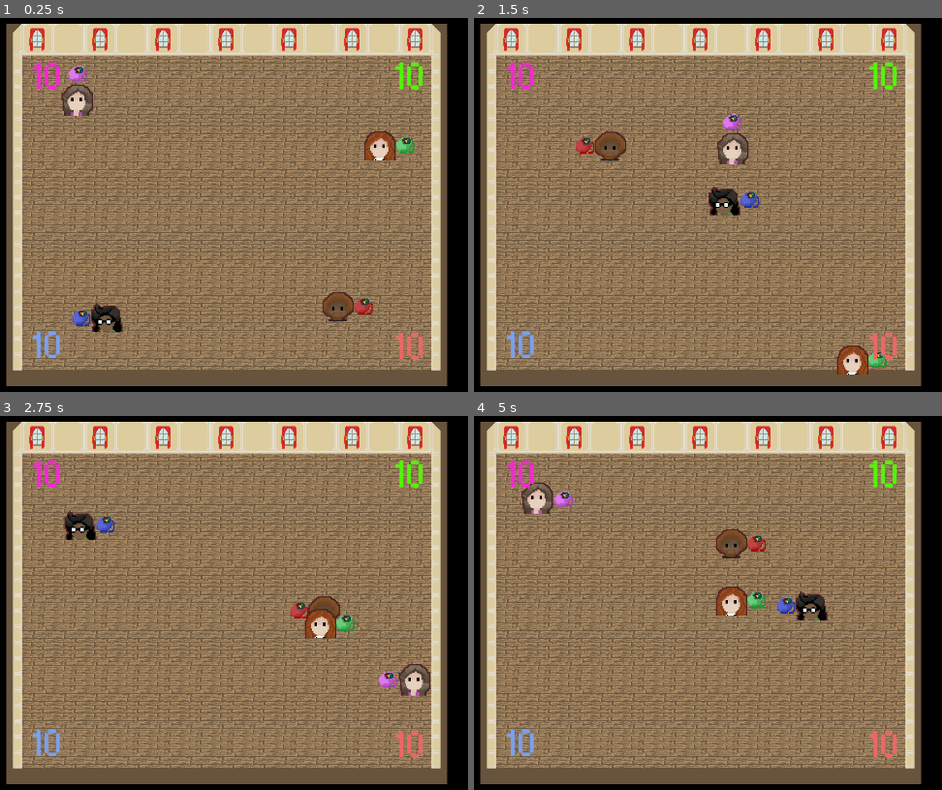
Above: before the commit, frames 1-4 (two rows, left to right).
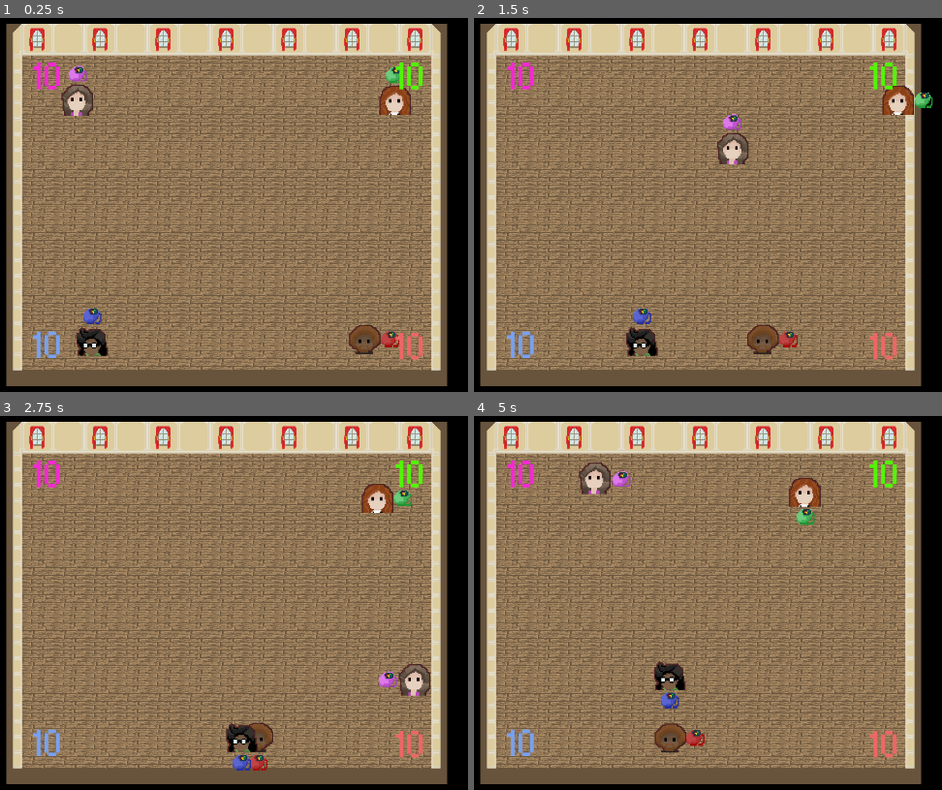
Above: after the commit, the same moments.

Repository: Zedjones/Hackathon-Simulator-2018
Game: Godot game, scene res://Scenes/SwagStruggle/SwagStruggle.tscn
The game is run twice, just before and just after one commit, with the same random seed, the same clock (stepped at 60 frames per second) and the same inputs. This scene is started directly instead of the project's main scene.
Inputs (mouse positions are in pixels of both pictures, inside the frame that each line leads up to):
- Up to frame 1 (0.25 s): no input
- Up to frame 2 (1.5 s): tap Enter at 0.5, 1.35 s; move the mouse to (857, 186) at 0.52 s; hold Right (ui_right) 0.53-1.28 s; hold Enter 0.53-1.28 s; click (857, 186) at 0.67 s; move the mouse to (530, 231) at 1.27 s; hold Down (ui_down) from 1.28 s (still down)
- Up to frame 3 (2.75 s): move the mouse to (290, 513) at 2.02 s; release Down (ui_down) at 2.03 s; hold Right (ui_right) from 2.03 s (still down); hold Enter from 2.03 s (still down)
- Up to frame 4 (5 s): move the mouse to (647, 696) at 2.77 s; release Right (ui_right) at 2.78 s; release Enter at 2.78 s; hold Up (ui_up) 2.78-3.53 s; tap Enter at 2.85, 4.35 s; click (647, 696) at 2.92 s; move the mouse to (918, 674) at 3.52 s; hold Enter 3.53-4.28 s; hold Left (ui_left) from 3.53 s (still down); move the mouse to (outside the picture) at 4.27 s

The runs differ from the first frame. In frame 1, 3.2% of the frame differs, in the area x 15-89%, y 13-91%; in frame 2, 3.4%; in frame 3, 3.0%; in frame 4, 4.6%, in the area x 10-76%, y 12-91%.

Commit message:
Made further improvements to AI

Diff:
--- a/Entities/Backpack.gd
+++ b/Entities/Backpack.gd
@@ -18,9 +18,6 @@
 	diff_y = $"../PlayerSprite".position.y - $BackpackSprite.position.y
 	diff_y_coll = $"../PlayerSprite".position.y - $BackpackSprite.position.y
 	#print(diff_y)
-	print("Swag player")
-	print(diff_y)
-	print(diff_x)
 
 func _process(delta):
 	var velocity = Vector2()
@@ -60,4 +57,8 @@
 		$BackpackCollision.position.x = new_x_coll
 
 func _on_Backpack_body_entered(body):
-	print(body.get_type())
+	#print(body.get_type())
+	pass
+
+func get_type():
+	return "backpack"
--- a/Entities/BackpackAI.gd
+++ b/Entities/BackpackAI.gd
@@ -8,7 +8,6 @@
 var diff_y
 var diff_x_coll
 var diff_y_coll
-#var velocity_change = Vector2()
 var prev_pos
 
 func _ready():
@@ -22,51 +21,49 @@
 	#print(diff_y)
 	prev_pos = get_node("..").position
 	print("Swag ai")
-	print(diff_y)
-	print(diff_x)
 
 func _process(delta):
 	var velocity = Vector2()
 	var pos_diff = $"..".position - prev_pos
 	prev_pos = $"..".position
+	if pos_diff.x > pos_diff.y:
+		pos_diff.x = 0
+	else:
+		pos_diff.y = 0
 	#print(pos_diff)
-	if(pos_diff.x < .5):
+	if(pos_diff.x < 0):
 		velocity.x -= 1
-	elif(pos_diff.x > .5):
+	elif(pos_diff.x > 0):
 		velocity.x += 1
-	if(pos_diff.y > .5):
+	if(pos_diff.y > 0):
 		velocity.y += 1
-	elif(pos_diff.y < .5):
+	elif(pos_diff.y < 0):
 		velocity.y -= 1
-	var new_x = diff_x
-	var new_y = diff_y
-	var new_x_coll = diff_x_coll
-	var new_y_coll = diff_y_coll
 	#print(velocity)
 	if(velocity.x == -1):
-		$BackpackSprite.position.x = new_y
-		$BackpackSprite.position.y = -1*new_x
-		$BackpackCollision.position.x = new_y_coll
-		$BackpackCollision.position.y = -1*new_x_coll
-		return
+		$BackpackSprite.position.x = diff_y
+		$BackpackSprite.position.y = -1*diff_x
+		$BackpackCollision.position.x = diff_y_coll
+		$BackpackCollision.position.y = -1*diff_x_coll
 	elif(velocity.x == 1):
-		$BackpackSprite.position.x = -1*new_y
-		$BackpackSprite.position.y = new_x
-		$BackpackCollision.position.x = -1*new_y_coll
-		$BackpackCollision.position.y = new_x_coll
-		return
+		$BackpackSprite.position.x = -1*diff_y
+		$BackpackSprite.position.y = diff_x
+		$BackpackCollision.position.x = -1*diff_y_coll
+		$BackpackCollision.position.y = diff_x_coll
 	if(velocity.y == 1):
-		$BackpackSprite.position.y = -1*new_y
-		$BackpackSprite.position.x = new_x
-		$BackpackCollision.position.y = -1*new_y_coll
-		$BackpackCollision.position.x = new_x_coll
+		$BackpackSprite.position.y = -1*diff_y
+		$BackpackSprite.position.x = diff_x
+		$BackpackCollision.position.y = -1*diff_y_coll
+		$BackpackCollision.position.x = diff_x_coll
 	elif(velocity.y == -1):
-		$BackpackSprite.position.y = new_y
-		$BackpackSprite.position.x = new_x
-		$BackpackCollision.position.y = new_y_coll
-		$BackpackCollision.position.x = new_x_coll
+		$BackpackSprite.position.y = diff_y
+		$BackpackSprite.position.x = diff_x
+		$BackpackCollision.position.y = diff_y_coll
+		$BackpackCollision.position.x = diff_x_coll
 
 """
 func _on_Backpack_body_entered(body):
 	print(body.get_type())
 """
+func get_type():
+	return "backpack"
--- a/Entities/SwagAI.gd
+++ b/Entities/SwagAI.gd
@@ -11,6 +11,7 @@
 var frozen
 var id
 var direction
+var cooldown
 
 func _ready():
 	# Called every time the node is added to the scene.
@@ -19,17 +20,56 @@
 	id = 2
 	set_physics_process(true)
 	randomize()
+	cooldown = false
 
 func _process(delta):
-	if not enemies.empty():
-		move_and_slide(direction*SPEED)
+	if current_target == null:
+		if not cooldown:
+			for enemy in enemies:
+				if enemy == $".":
+					continue
+				var distance = position.distance_to(enemy.position)
+				#print("Distance to " + str(enemy.get_type()) + "is " + str(distance))
+				if distance <= RANGE:
+					current_target = enemy
+					var temp_dir = (current_target.position - $".".position).normalized()
+					if temp_dir.x > temp_dir.y:
+						temp_dir.y = 0
+					else:
+						temp_dir.x = 0
+					#print("Temp dir" + str(temp_dir))
+					direction = temp_dir
+	else:
+		var temp_dir = (current_target.position - $".".position).normalized()
+		if temp_dir.x > temp_dir.y:
+			temp_dir.y = 0
+		else:
+			temp_dir.x = 0
+		direction = temp_dir
+	move_and_collide(direction*SPEED*delta)
 
 func setup_AI(enemy_list, ident):
 	enemies = enemy_list
+	"""
 	current_target = enemies[randi() % enemies.size()]
 	while(current_target == $"."):
 		current_target = enemies[randi() % enemies.size()]
-	direction = (current_target.position - $".".position).normalized()
+	var temp_dir = (current_target.position - $".".position).normalized()
+	if temp_dir.x > temp_dir.y:
+		temp_dir.x = 0
+	else:
+		temp_dir.y = 0
+	"""
+	var d = randi() % 4
+	match d:
+		0:
+			direction = Vector2(-1, 0)
+		1:
+			direction = Vector2(1, 0)
+		2:
+			direction = Vector2(0, 1)
+		3:
+			direction = Vector2(0, -1)
 	id = ident
 	match id:
 		3:
@@ -43,6 +83,7 @@
 	frozen = is_frozen
 
 func switch_target():
+	"""
 	#print("switching targets")
 	var prev_target = current_target
 	var own_node = $"."
@@ -50,8 +91,57 @@
 		#print(current_target)
 		current_target = enemies[randi() % enemies.size()]
 		#print(current_target)
-	direction = (current_target.position - $".".position).normalized()
+	"""
+	"""
+	var temp_dir = (current_target.position - $".".position).normalized()
+	if temp_dir.x > temp_dir.y:
+		temp_dir.x = 0
+	else:
+		temp_dir.y = 0
+	direction = temp_dir
 	#print(direction)
+	"""
+	var d = randi() % 4
+	match d:
+		0:
+			direction = Vector2(-1, 0)
+		1:
+			direction = Vector2(1, 0)
+		2:
+			direction = Vector2(0, 1)
+		3:
+			direction = Vector2(0, -1)
+	current_target = null
 
 func get_type():
 	return "Swag" + str(id)
+
+func _on_Area2D_body_entered(body):
+	if body == $".":
+		return
+	if body.get_type().find("Walls") != -1:
+		print("Switching from wall")
+		if direction.x == 0:
+			direction.y = -1*direction.y
+		else:
+			direction.x = -1*direction.x
+		current_target = null
+		$TargetCooldown.start()
+	else:
+		print(body.get_type())
+
+func disable_cooldown():
+	cooldown = false
+
+func _on_Area2D_area_entered(area):
+	if area == $Area2D:
+		return
+	cooldown = true
+	print(direction)
+	if direction.x == 0:
+		direction.y = -1*direction.y
+	else:
+		direction.x = -1*direction.x
+	current_target = null
+	print("Switching target")
+	$TargetCooldown.start()
--- a/Entities/SwagAI.tscn
+++ b/Entities/SwagAI.tscn
@@ -25,30 +25,54 @@
 script = ExtResource( 1 )
 _sections_unfolded = [ "Collision", "Pickable", "Transform" ]
 SPEED = 100
-RANGE = null
+RANGE = 100
 
-[node name="CollisionShape2D" type="CollisionShape2D" parent="." index="0"]
+[node name="Area2D" type="Area2D" parent="." index="0"]
 
-position = Vector2( 0.284791, 0.282717 )
+input_pickable = true
+gravity_vec = Vector2( 0, 1 )
+gravity = 98.0
+linear_damp = 0.1
+angular_damp = 1.0
+audio_bus_override = false
+audio_bus_name = "Master"
+
+[node name="CollisionShape2D" type="CollisionShape2D" parent="Area2D" index="0"]
+
+position = Vector2( 0.28479, 0.282719 )
 scale = Vector2( 4.23974, 4.58341 )
 shape = SubResource( 1 )
 _sections_unfolded = [ "Transform" ]
 
-[node name="Timer" type="Timer" parent="." index="1"]
+[node name="CollisionShape2D" type="CollisionShape2D" parent="." index="1"]
+
+position = Vector2( 0.28479, 0.282719 )
+scale = Vector2( 4.23974, 4.58341 )
+shape = SubResource( 1 )
+_sections_unfolded = [ "Transform" ]
+
+[node name="Timer" type="Timer" parent="." index="2"]
 
 process_mode = 1
-wait_time = 1.5
+wait_time = 2.0
 one_shot = false
 autostart = true
 
-[node name="SwagSprite" type="Sprite" parent="." index="2"]
+[node name="TargetCooldown" type="Timer" parent="." index="3"]
+
+process_mode = 1
+wait_time = 2.0
+one_shot = false
+autostart = true
+
+[node name="SwagSprite" type="Sprite" parent="." index="4"]
 
 texture = ExtResource( 2 )
 region_enabled = true
 region_rect = Rect2( 52, 0, 26, 24 )
 _sections_unfolded = [ "Animation", "Offset", "Region", "Transform" ]
 
-[node name="BackpackAI" type="Area2D" parent="." index="3"]
+[node name="BackpackAI" type="Area2D" parent="." index="5"]
 
 input_pickable = true
 gravity_vec = Vector2( 0, 1 )
@@ -71,8 +95,13 @@
 [node name="BackpackCollision" type="CollisionShape2D" parent="BackpackAI" index="1"]
 
 position = Vector2( -0.16227, -20.7719 )
-scale = Vector2( 1, 1 )
 shape = SubResource( 2 )
 _sections_unfolded = [ "Transform" ]
 
+[connection signal="area_entered" from="Area2D" to="." method="_on_Area2D_area_entered"]
+
+[connection signal="body_entered" from="Area2D" to="." method="_on_Area2D_body_entered"]
+
 [connection signal="timeout" from="Timer" to="." method="switch_target"]
+
+[connection signal="timeout" from="TargetCooldown" to="." method="disable_cooldown"]
--- a/Scenes/MainFloor/Main.tscn
+++ b/Scenes/MainFloor/Main.tscn
@@ -4,7 +4,7 @@
 [ext_resource path="res://Scenes/MainFloor/MainRoomFloor.tscn" type="PackedScene" id=2]
 [ext_resource path="res://Entities/Player.tscn" type="PackedScene" id=3]
 
-[node name="Main" type="Node"]
+[node name="Main" type="Node" index="0"]
 
 [node name="HUD" parent="." index="0" instance=ExtResource( 1 )]
 
--- a/Scenes/SwagStruggle/SwagStruggle.gd
+++ b/Scenes/SwagStruggle/SwagStruggle.gd
@@ -15,3 +15,4 @@
 	$"SwagAI1".setup_AI(players, 2)
 	$"SwagAI2".setup_AI(players, 3)
 	$"SwagAI3".setup_AI(players, 4)
+	randomize()
--- a/Scenes/SwagStruggle/SwagStruggle.tscn
+++ b/Scenes/SwagStruggle/SwagStruggle.tscn
@@ -21,15 +21,13 @@
 [node name="SwagAI3" parent="." index="3" instance=ExtResource( 5 )]
 
 position = Vector2( 917, 574.097 )
-SPEED = 350
 
 [node name="SwagAI1" parent="." index="4" instance=ExtResource( 5 )]
 
 position = Vector2( 917.264, 179.122 )
 _sections_unfolded = [ "Collision", "Pickable", "Transform", "collision" ]
-SPEED = 300
 
 [node name="SwagAI2" parent="." index="5" instance=ExtResource( 5 )]
 
 position = Vector2( 417, 577.421 )
-SPEED = 250
+_sections_unfolded = [ "Collision", "Pause", "Pickable", "Transform" ]
